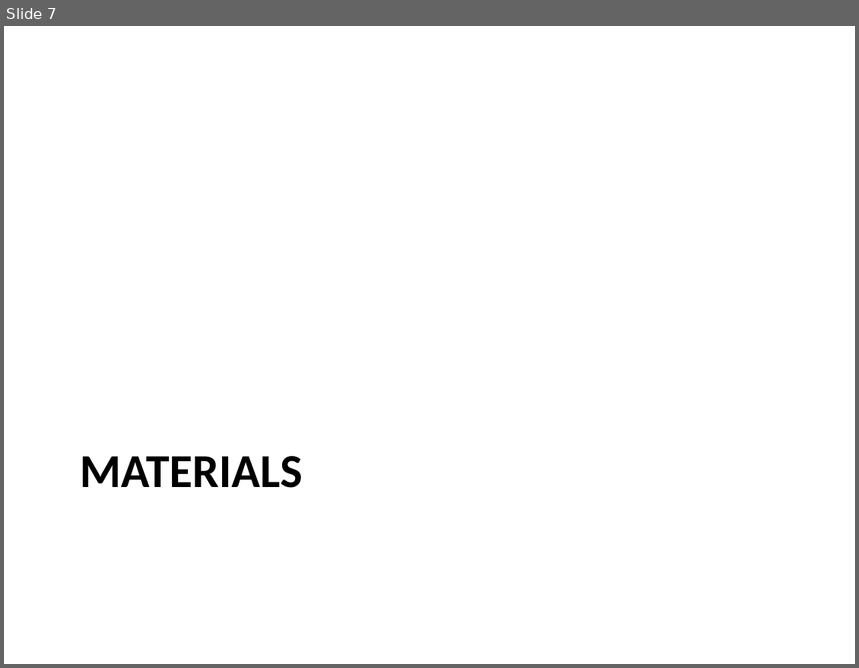
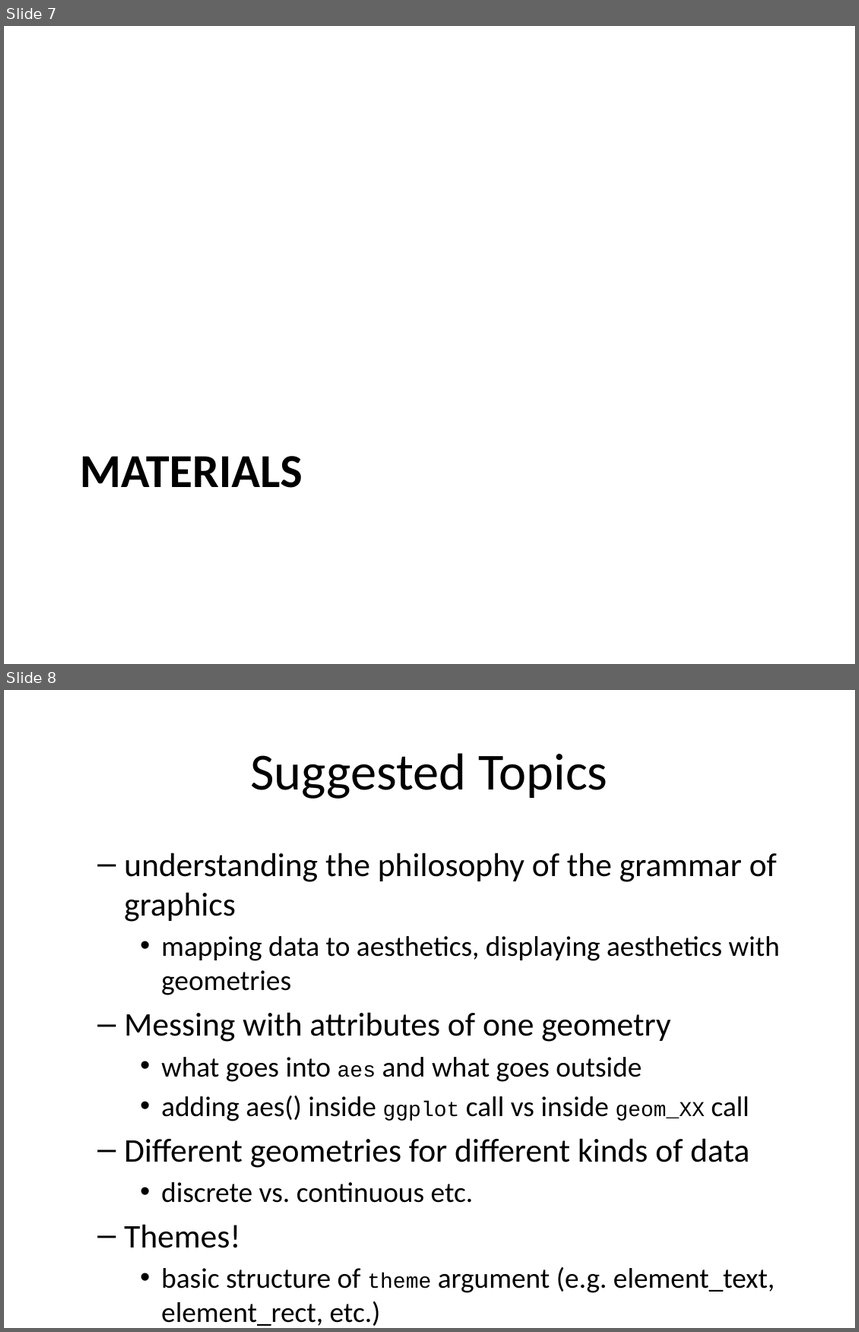
Before and after one commit to super-advanced-r-fall-2019/publication-quality-ggplot2, a slide deck: presentations/lecture-presentation-template.pptx. Shown one above the other, each under a label of ours: slide 7 before the commit, slides 7 and 8 after it. The pictures are 859x668 and 859x1332 pixels, drawn with LibreOffice and Linux fonts; fonts in the diff are those of the drawing. Boxes give left, top, right and bottom in pixels: in the first picture for what was removed or moved away, otherwise in the second. Text is boxed around its words. In the diff, an @@ line names an element or a change of style, - is before the commit and + after.

Commit message:
content for ggplot2

```diff
--- a/presentations/lecture-presentation-template.pptx
+++ b/presentations/lecture-presentation-template.pptx
@@ slide 8 added at box(4, 690, 855, 1328), background #FFFFFF @@
@@ title added at box(251, 753, 608, 799), 44 pt, text #000000 @@
+Suggested Topics
@@ text added at box(124, 853, 780, 1326), 24 pt, text #000000 @@
+  – understanding the philosophy of the grammar of graphics
+    • mapping data to aesthetics, displaying aesthetics with geometries
+  – Messing with attributes of one geometry
+    • what goes into aes and what goes outside
+    • adding aes() inside ggplot call vs inside geom_XX call
+  – Different geometries for different kinds of data
+    • discrete vs. continuous etc.
+  – Themes!
+    • basic structure of theme argument (e.g. element_text, element_rect, etc.)
+    • using themes customize appearance of plots
+    • change fonts, colors, sizes, etc.
```
Also in this commit, not shown: 1 slide changed, 2 other slides added, 3 other files.
